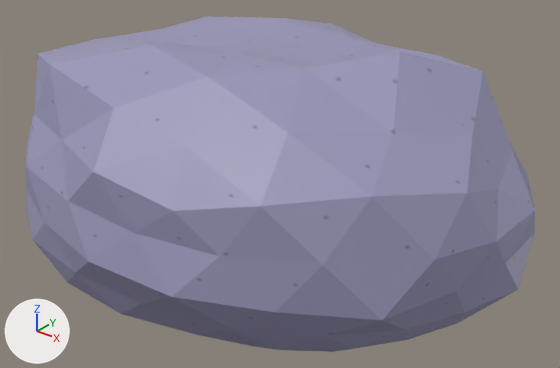
Renders of the FBX model Assets/Model/Stein_1.fbx from each side of a commit.
Before and after are seen from a 50 mm lens placed at (6.97, -8.11, 5.03), pointed at (0.39, 0.12, -0.07). Every picture has the same lights, and +X, +Y and +Z are marked at lower left. Where no turn or scale is listed for an object, it has been applied to the vertices.
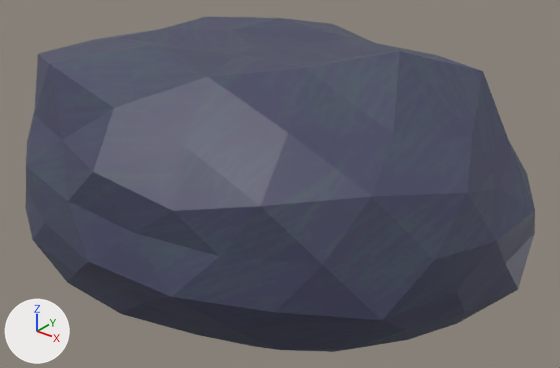
What differs and where, as boxes [x1, y1, x2, y2] in the pictures (560 x 368 px):
'Icosphere', surface changed
    both: [25, 17, 535, 352]

What changed in the scene script:
```text
Add img_stein_3_png:
    img_stein_3_png = load_image('Stein_3.png', '../Textures/Stein_3.png', 64, 64, 'sRGB')
Change mat_material_001:
    mat_material_001.texture: img_stein_1_png -> img_stein_3_png
```
